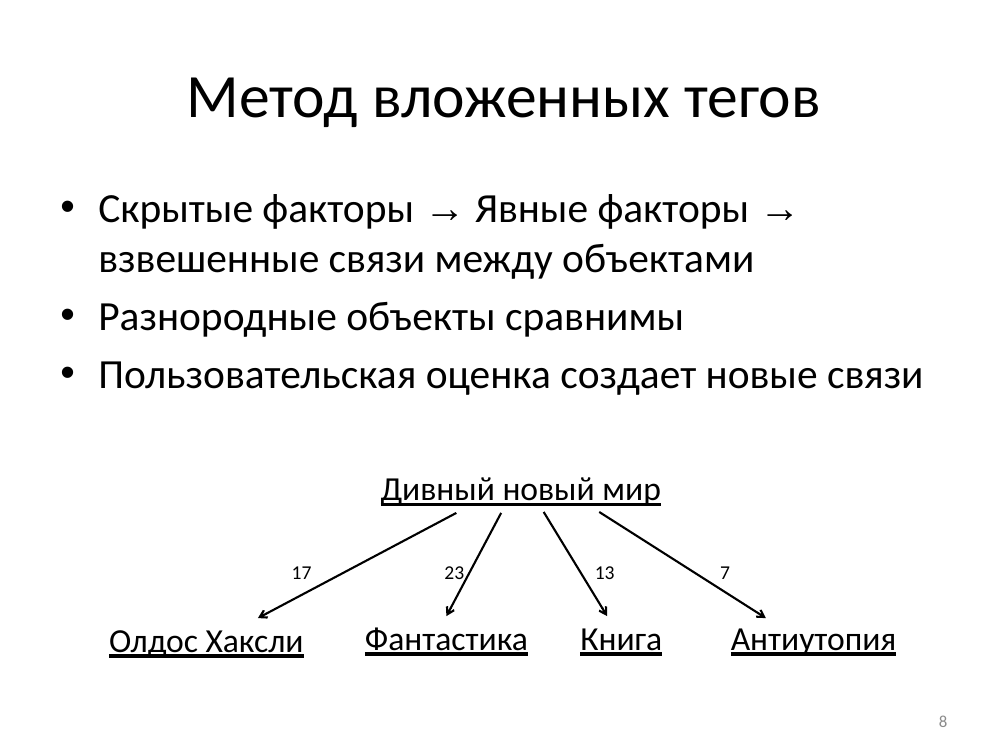
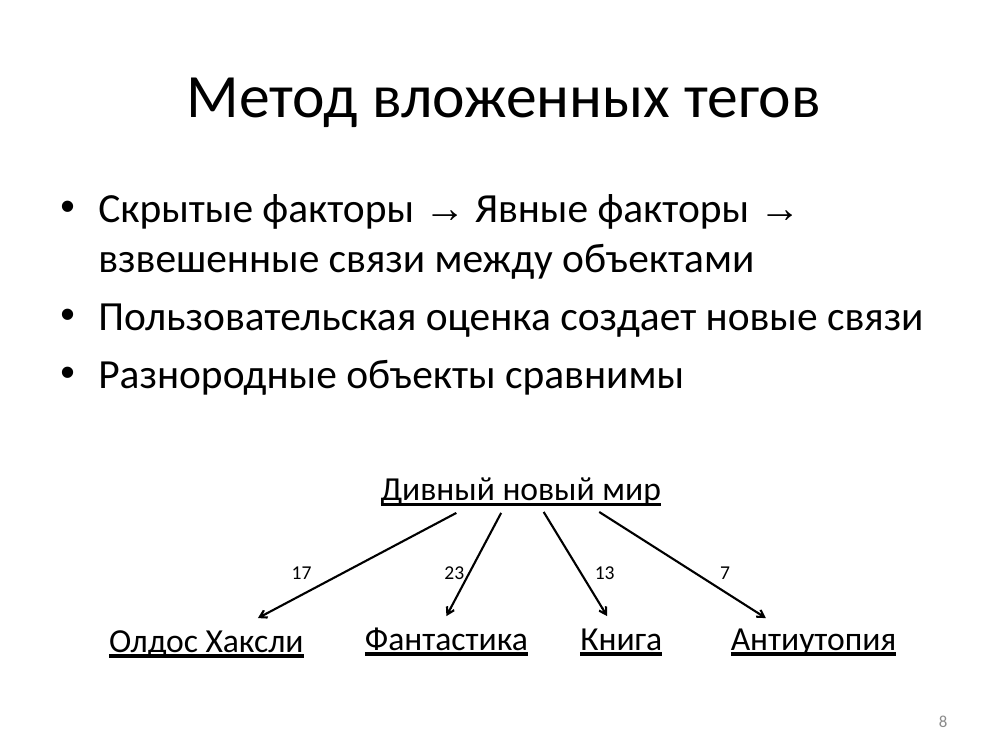
Before and after one commit to Otann/diploma, a slide deck: slide 8 of slides.pptx. Drawn at 1008x756 pixels with LibreOffice and Linux fonts; fonts in the diff are those of the drawing. Boxes give left, top, right and bottom in pixels: in the first picture for what was removed or moved away, otherwise in the second. Text is boxed around its words. In the diff, an @@ line names an element or a change of style, - is before the commit and + after.

```diff
--- a/slides.pptx
+++ b/slides.pptx
@@ text at bbox=[98, 303, 924, 337]: paragraph added @@
+• Пользовательская оценка создает новые связи
@@ text at bbox=[98, 361, 924, 395]: paragraph removed @@
-• Пользовательская оценка создает новые связи
```
Also in this commit, not shown: 3 other slides changed.
